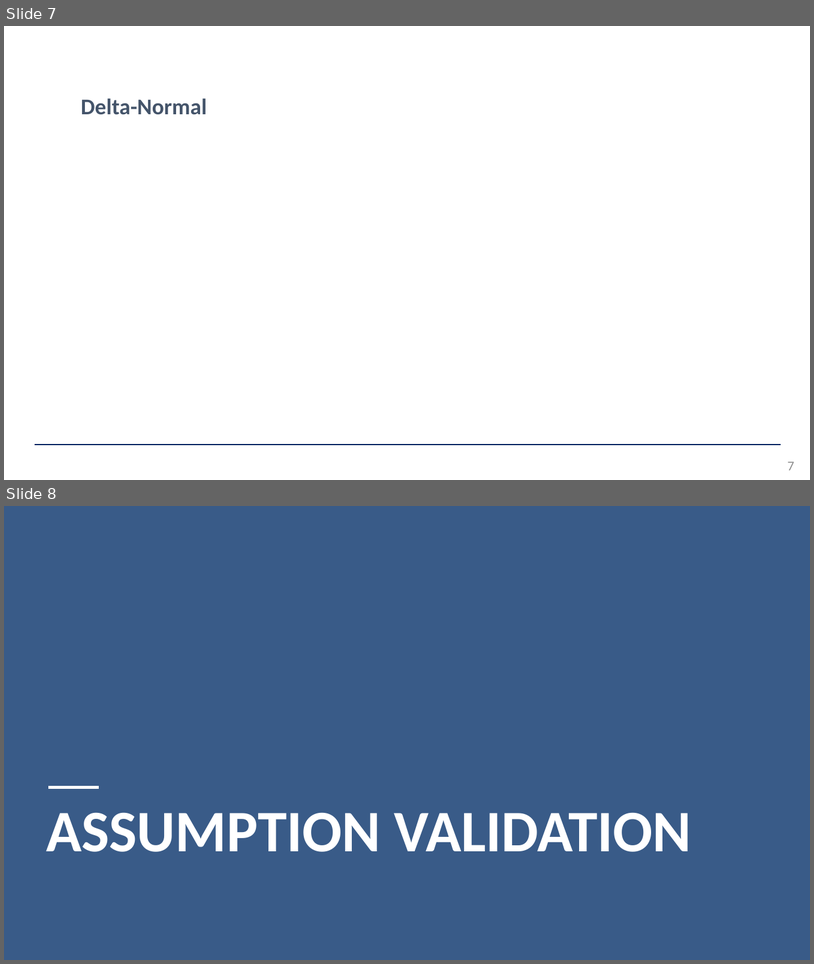
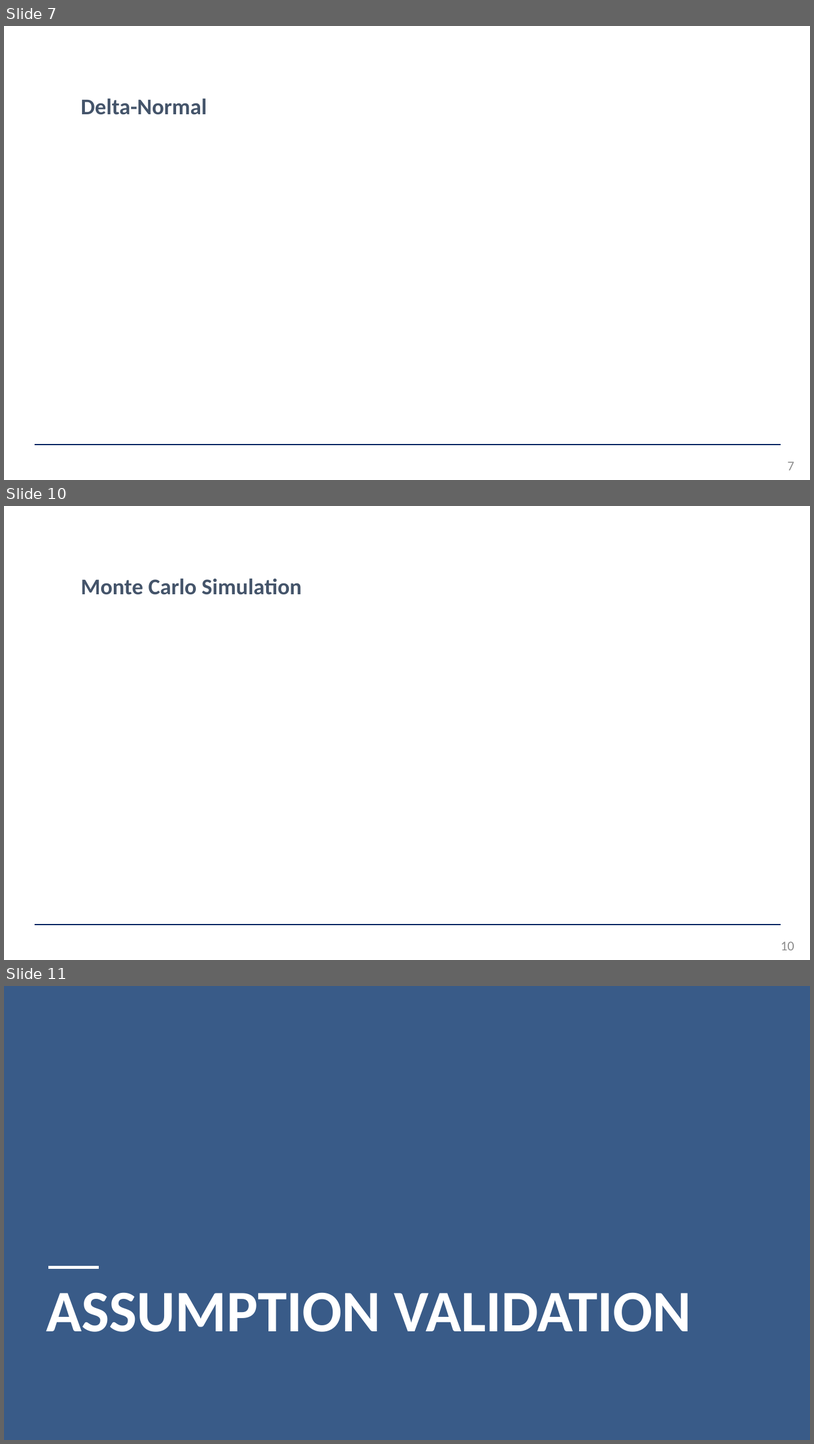
Before and after one commit to bilguudei13/var_project, a slide deck: outputs/presentation/Presentation_Layout.pptx. Shown one above the other, each under a label of ours: slides 7 and 8 before the commit, slides 7, 10 and 11 after it; the slides between them are not shown. The pictures are 814x964 and 814x1444 pixels, drawn with LibreOffice and Linux fonts; fonts in the diff are those of the drawing; background and template pictures are left out. Boxes give left, top, right and bottom in pixels: in the first picture for what was removed or moved away, otherwise in the second. Text is boxed around its words. In the diff, an @@ line names an element or a change of style, - is before the commit and + after.

```diff
--- a/outputs/presentation/Presentation_Layout.pptx
+++ b/outputs/presentation/Presentation_Layout.pptx
@@ slide 10 added at box(4, 506, 810, 960), background #FFFFFF; not listed: 1 template element that a slide beside it also shows @@
@@ text added at box(81, 578, 302, 595), 20 pt, text #44546A, bold @@
+Monte Carlo Simulation
@@ line added from (35, 924) to (782, 924), #002060 1 pt @@
@@ what was slide 8 is now slide 11 @@
```
Also in this commit, not shown: 1 slide changed, 2 other slides added, 10 other files.
